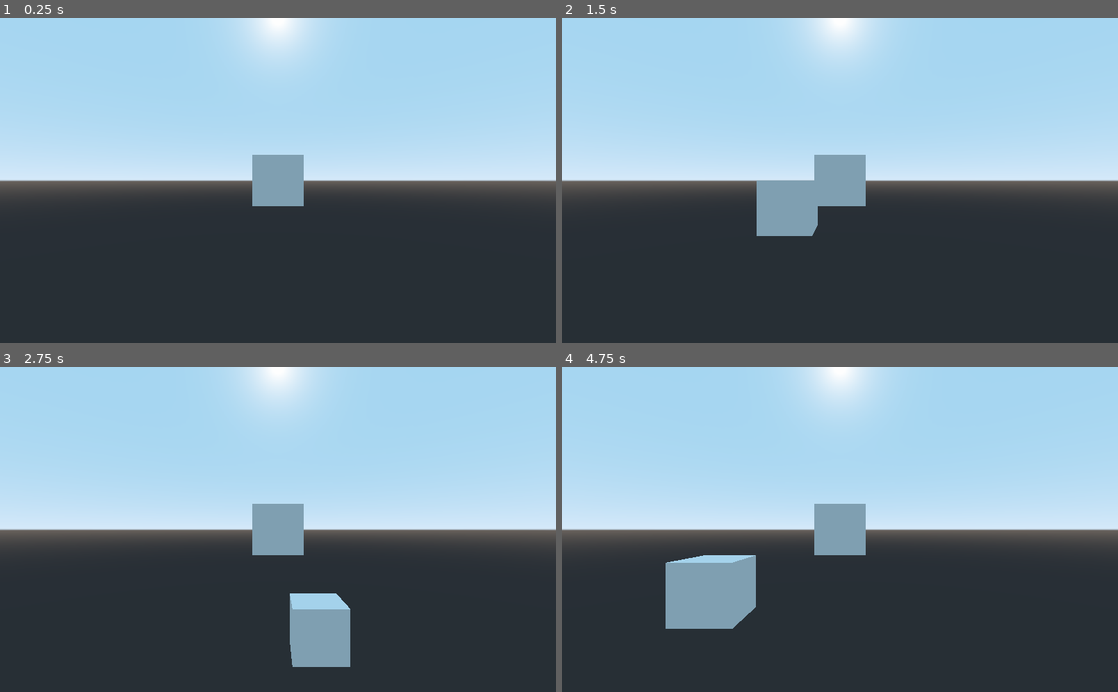
Above: before the commit, frames 1-4 (two rows, left to right).
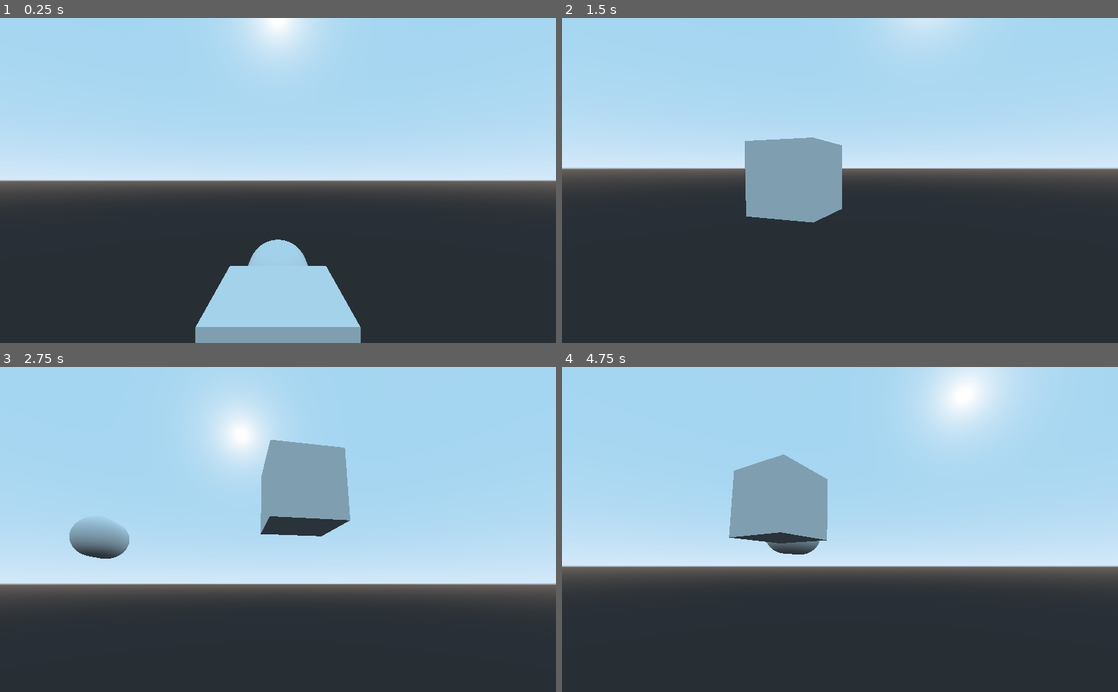
Above: after the commit, the same moments.

Repository: Truski/skipshift
Game: Godot game, scene res://WorldScene.tscn
Two runs of this game, one before a commit and one after it. Both use one fixed random seed, a clock stepped at 60 frames per second and the inputs below.
Inputs (mouse positions are in pixels of both pictures, inside the frame that each line leads up to):
- Up to frame 1 (0.25 s): no input
- Up to frame 2 (1.5 s): tap Enter at 0.5 s; move the mouse to (962, 164) at 0.52 s; hold D (move_right) 0.53-1.28 s; click (962, 164) at 0.67 s; move the mouse to (728, 196) at 1.27 s; hold S (move_backward) from 1.28 s (still down); click (728, 196) at 1.42 s
- Up to frame 3 (2.75 s): move the mouse to (333, 458) at 2.02 s; release S (move_backward) at 2.03 s; hold D (move_right) from 2.03 s (still down); click (333, 458) at 2.17 s
- Up to frame 4 (4.75 s): move the mouse to (812, 594) at 2.77 s; release D (move_right) at 2.78 s; hold W (move_forward) 2.78-3.53 s; click (812, 594) at 2.92 s; move the mouse to (1006, 578) at 3.52 s; hold A (move_left) from 3.53 s (still down); click (1006, 578) at 3.67 s; move the mouse to (673, 480) at 4.27 s; click (673, 480) at 4.42 s

The runs differ from the first frame. In frame 1, 8.0% of the frame differs, in the area x 35-65%, y 42-100%; in frame 2, 10%; in frame 3, 34%, in the area x 0-100%, y 0-93%; in frame 4, 27%.

Commit message:
Beginning Camera work + misc. changes
- Began camera work (WIP)
- Re-did movement script to work together with camera (WIP)
- Cleaned up unneccessary files

Diff:
--- /dev/null
+++ b/Camera.gd
@@ -0,0 +1,26 @@
+extends Camera
+
+export (bool) var movEnabled = true
+export (float) var mouseSensitivity = 0.1
+
+var yaw : float = 0.0
+var pitch : float = 0.0
+var origin : Vector3 = Vector3()
+var dist : float = 10.0
+
+func _ready():
+	yaw = 0.0
+	pitch = 0.0
+
+func _input(event):
+	if event is InputEventMouseMotion and movEnabled:
+		var mouseVec : Vector2 = event.get_relative()
+
+		yaw = fmod(yaw  - mouseVec.x * mouseSensitivity , 360.0)
+		pitch = max(min(pitch - mouseVec.y * mouseSensitivity , 90.0), -90.0)
+
+		self.set_rotation(Vector3(deg2rad(pitch), deg2rad(yaw), 0.0))
+		self.set_translation(origin - dist * self.project_ray_normal(get_viewport().get_visible_rect().size * 0.5))
+
+func get_center_ray_normal():
+	return self.project_ray_normal(get_viewport().get_visible_rect().size * 0.5)
--- a/CollisionShape.gd
+++ /dev/null
@@ -1,13 +0,0 @@
-extends CollisionShape
-
-# Declare member variables here. Examples:
-# var a = 2
-# var b = "text"
-
-# Called when the node enters the scene tree for the first time.
-func _ready():
-	pass # Replace with function body.
-
-# Called every frame. 'delta' is the elapsed time since the previous frame.
-#func _process(delta):
-#	pass
--- a/KinematicBody.gd
+++ b/KinematicBody.gd
@@ -1,31 +1,24 @@
 extends KinematicBody
 
-# Declare member variables here. Examples:
-# var a = 2
-# var b = "text"
-var vel = Vector3()
+const speed = 5
 
-# Called when the node enters the scene tree for the first time.
 func _ready():
-	pass # Replace with function body.
+	pass
 
-# Called every frame. 'delta' is the elapsed time since the previous frame.
-func _process(delta):
+func _physics_process(delta):
+
+	var dir = Vector3(0, 0, 0)
+	var camera = get_node("Camera")
+
 	if Input.is_action_pressed("move_forward"):
-		vel = Vector3(0, 5, 0)
-		move_and_slide(vel, Vector3(0, 1, 0))
+		dir.x = camera.get_center_ray_normal().x
+		dir.z = camera.get_center_ray_normal().z
 	if Input.is_action_pressed("move_backward"):
-		vel = Vector3(0, -5, 0)
-		move_and_slide(vel, Vector3(0, 1, 0))
+		dir.x = -1 * camera.get_center_ray_normal().x
+		dir.z = -1 * camera.get_center_ray_normal().z
+	if Input.is_action_pressed("move_left"):
+		dir.x -= 1
 	if Input.is_action_pressed("move_right"):
-		vel = Vector3(5, 0, 0)
-		move_and_slide(vel, Vector3(0, 1, 0))
-	if Input.is_action_pressed("move_left"):
-		vel = Vector3(-5, 0, 0)
-		move_and_slide(vel, Vector3(0, 1, 0))
-	if Input.is_mouse_button_pressed(BUTTON_LEFT):
-		vel = Vector3(0, 0, 5)
-		move_and_slide(vel, Vector3(0, 1, 0))
-	if Input.is_mouse_button_pressed(BUTTON_RIGHT):
-		vel = Vector3(0, 0, -5)
-		move_and_slide(vel, Vector3(0, 1, 0))
+		dir.x += 1
+
+	move_and_slide(dir * speed, Vector3(0, 1, 0))
--- a/WorldScene.tscn
+++ b/WorldScene.tscn
@@ -1,26 +1,33 @@
-[gd_scene load_steps=5 format=2]
+[gd_scene load_steps=7 format=2]
 
 [ext_resource path="res://KinematicBody.gd" type="Script" id=1]
 [ext_resource path="res://cube_shape.tres" type="Shape" id=2]
+[ext_resource path="res://Camera.gd" type="Script" id=3]
 
 [sub_resource type="CubeMesh" id=1]
 
-[sub_resource type="CubeMesh" id=2]
+[sub_resource type="CapsuleMesh" id=2]
+
+[sub_resource type="CapsuleShape" id=3]
 
 [node name="WorldScene" type="Spatial"]
-
-[node name="InterpolatedCamera" type="InterpolatedCamera" parent="."]
-transform = Transform( 1, 0, 0, 0, 1, 0, 0, 0, 1, 0, 0, 10 )
 
 [node name="KinematicBody" type="KinematicBody" parent="."]
 script = ExtResource( 1 )
 
 [node name="MeshInstance" type="MeshInstance" parent="KinematicBody"]
+transform = Transform( 1, 0, 0, 0, 1, 0, 0, 0, 1, 0, 0.239918, 3.47857 )
 mesh = SubResource( 1 )
 material/0 = null
 
 [node name="CollisionShape" type="CollisionShape" parent="KinematicBody"]
+transform = Transform( 1, 0, 0, 0, 1, 0, 0, 0, 1, 0, 0.21963, 3.42852 )
 shape = ExtResource( 2 )
+
+[node name="Camera" type="Camera" parent="KinematicBody"]
+transform = Transform( 1, 0, 0, 0, 1, 0, 0, 0, 1, 0, 3.01931, 7.2959 )
+current = true
+script = ExtResource( 3 )
 
 [node name="KinematicBody2" type="KinematicBody" parent="."]
 
@@ -29,4 +36,4 @@
 material/0 = null
 
 [node name="CollisionShape" type="CollisionShape" parent="KinematicBody2"]
-shape = ExtResource( 2 )
+shape = SubResource( 3 )
